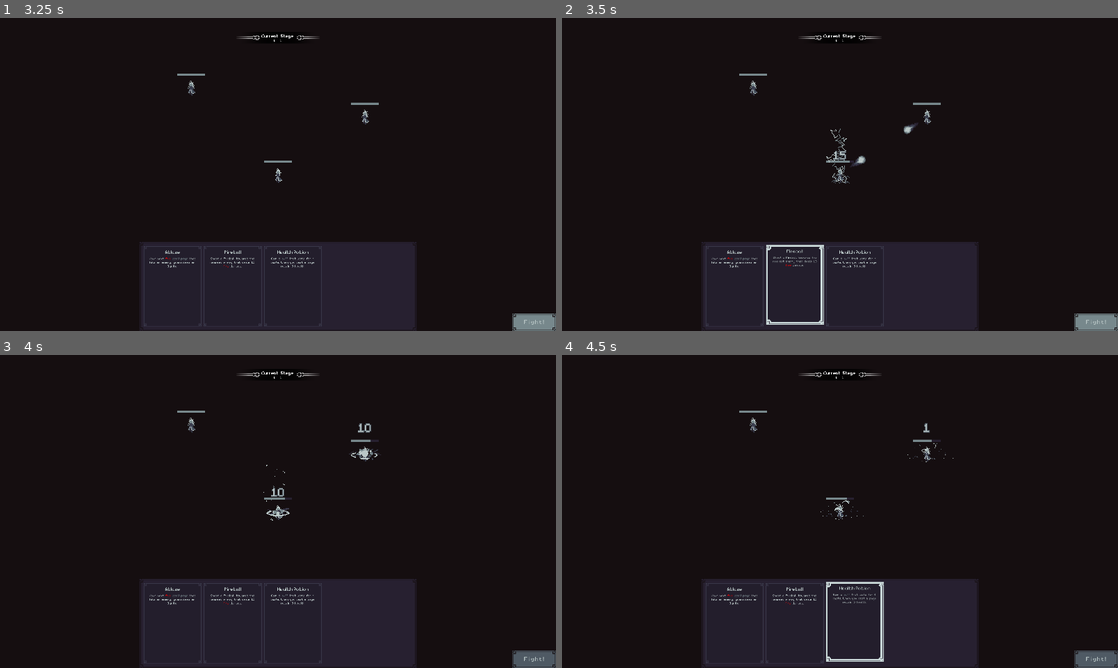
Above: before the commit, frames 1-4 (two rows, left to right).
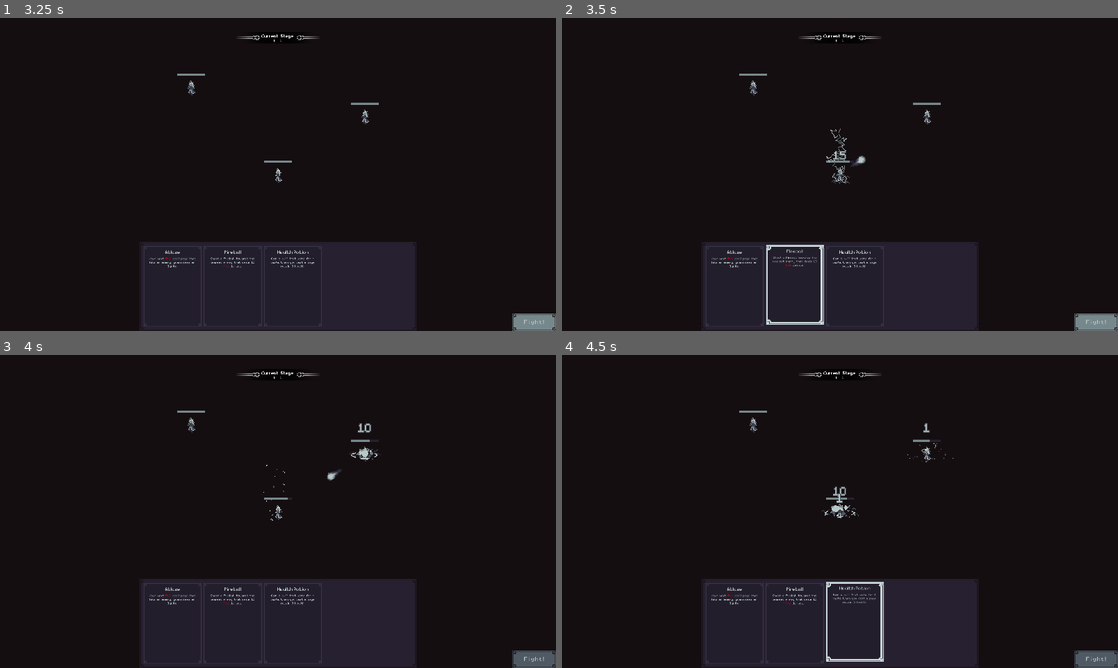
Above: after the commit, the same moments.

Repository: Jelmerrr/Grimoire
Game: Godot game, scene res://Scenes/TitleScreenScene.tscn
The game is run twice, just before and just after one commit, with the same random seed, the same clock (stepped at 60 frames per second) and the same inputs.
Inputs (mouse positions are in pixels of both pictures, inside the frame that each line leads up to):
- Up to frame 1 (3.25 s): click "Start Game" at 0.5 s; click "Fight!" at 1.25 s; click "Fight!" at 2 s; click "Fight!" at 2.75 s
- Up to frame 2 (3.5 s): no input
- Up to frame 3 (4 s): drag from (172, 624) to (278, 511) at 3.52 s
- Up to frame 4 (4.5 s): drag from (795, 624) to (840, 511) at 4.27 s

Frame 1 is identical in both runs. In frame 2, less than 0.1% of the frame differs, in the area x 61-64%, y 33-38%; in frame 3, 0.2%; in frame 4, 0.2%, in the area x 46-67%, y 27-53%.
Error before the commit: Invalid call. Nonexistent function 'get_instance_id' in base 'int'. (res://Scripts/Controllers/PlayerController.gd:51)

Commit message:
A bunch of bug fixes and a new enemy to test  ailments

Diff:
--- /dev/null
+++ b/Resources/Enemy/Enemy Resources/TrainingDummy3.tres
@@ -0,0 +1,26 @@
+[gd_resource type="Resource" script_class="BaseEnemyResource" load_steps=8 format=3 uid="uid://ch77rk1lmoii2"]
+
+[ext_resource type="Script" uid="uid://4uqlkofs35db" path="res://Resources/Pages/Res_PageEntry.gd" id="1_mcowo"]
+[ext_resource type="Resource" uid="uid://d28q6rox0ifqv" path="res://Resources/Pages/Page Resources/Ablaze.tres" id="2_mcowo"]
+[ext_resource type="Resource" uid="uid://bmvokbotxdoyw" path="res://Resources/Pages/Page Resources/Fireball.tres" id="3_hooja"]
+[ext_resource type="Script" uid="uid://djtj3q8sol68n" path="res://Resources/Grimoire/Res_Grimoire.gd" id="4_bfv6e"]
+[ext_resource type="Texture2D" uid="uid://dt0v4effr0mc" path="res://Assets/Sprites/Placeholder/PlayerSprite 32x32 Transparent.png" id="5_pcyf4"]
+[ext_resource type="Script" uid="uid://cqiyxfo60k6tj" path="res://Resources/Enemy/res_BaseEnemy.gd" id="6_ol268"]
+
+[sub_resource type="Resource" id="Resource_7gtu3"]
+script = ExtResource("4_bfv6e")
+Pages = Array[ExtResource("1_mcowo")]([ExtResource("2_mcowo"), ExtResource("3_hooja")])
+CastSpeed = 1.2
+BaseCastSpeed = 1.2
+metadata/_custom_type_script = "uid://djtj3q8sol68n"
+
+[resource]
+script = ExtResource("6_ol268")
+enemyName = "Ignite Dummy"
+baseHealth = 25.0
+actionSpeed = 2.5
+enemyType = 2
+enemySprite = ExtResource("5_pcyf4")
+hpPerLevel = 5
+enemyGrimoire = SubResource("Resource_7gtu3")
+metadata/_custom_type_script = "uid://cqiyxfo60k6tj"
--- a/Scripts/Controllers/EnemyBoardController.gd
+++ b/Scripts/Controllers/EnemyBoardController.gd
@@ -3,6 +3,7 @@
 const ENEMY_CHARACTER_SCENE = preload("uid://bkl1uw8420f1t")
 const TRAINING_DUMMY = preload("uid://t8ncgrjjpm32")
 const TRAINING_DUMMY_2 = preload("uid://c8ob4odotuy8q")
+const TRAINING_DUMMY_3 = preload("uid://ch77rk1lmoii2")
 
 
 # Called when the node enters the scene tree for the first time.
@@ -12,7 +13,7 @@
 	SignalBus.Ask_EnemyPos.connect(AskPos)
 
 func SpawnEnemies() -> void:
-	InstanceEnemy(TRAINING_DUMMY, UtilsGlobalVariables.currentEnemyLevel, Vector2(150,-100))
+	InstanceEnemy(TRAINING_DUMMY_3, UtilsGlobalVariables.currentEnemyLevel, Vector2(150,-100))
 	InstanceEnemy(TRAINING_DUMMY_2, UtilsGlobalVariables.currentEnemyLevel, Vector2(-150,-150))
 	if UtilsGlobalVariables.currentEnemyLevel >= 9:
 		InstanceEnemy(TRAINING_DUMMY, UtilsGlobalVariables.currentEnemyLevel, Vector2(-50,-200))
@@ -34,5 +35,6 @@
 func GetEnemyPositions() -> Array[Vector2]:
 	var result: Array[Vector2]
 	for child in get_children():
-		result.append(child.global_position)
+		if child.alive:
+			result.append(child.global_position)
 	return result
--- a/Scripts/Controllers/EnemyController.gd
+++ b/Scripts/Controllers/EnemyController.gd
@@ -8,6 +8,7 @@
 var spawnPos: Vector2 = Vector2(0, -360)
 var level: int = 1
 var awake: bool = false
+var alive: bool = true
 var grimoireRef: GrimoireResource
 
 var currentAilments: Array[UtilsGlobalEnums.ailments]
@@ -53,6 +54,8 @@
 	#Function gets called on combat start for each active enemy.
 	action_timer.wait_time = enemyResource.actionSpeed
 	awake = true
+	if currentHealth >= 1:
+		alive = true
 	Restart_Cycle()
 	action_timer.start()
 
@@ -67,7 +70,7 @@
 	#Grimoire cycle logic.
 	#TODO: Dynamic action speed and decision tree stuff.
 	for page in enemyResource.enemyGrimoire.Pages:
-		if awake:
+		if awake && alive:
 			Cast_Page(page)
 			if currentAilments.has(UtilsGlobalEnums.ailments.Chill):
 				#TODO: fix that this scales of PLAYER modifiers and not ENEMY modifier.
@@ -76,7 +79,7 @@
 				await get_tree().create_timer(enemyResource.enemyGrimoire.CastSpeed).timeout
 		else:
 			break
-	if awake:
+	if awake && alive:
 		Restart_Cycle()
 
 func Cast_Page(page: PageResource) -> void:
@@ -85,6 +88,7 @@
 	SignalBus.Ask_PlayerPos.emit()
 	instance.destination = UtilsGlobalVariables.playerPosition
 	instance.spawnPos = global_position
+	instance.pageTags = page.PageTags
 	instance.pageAlignment = UtilsGlobalEnums.alignment.Enemy
 	instance.modifierID = modifiers.get_instance_id()
 	instance.pageOwner = self
@@ -119,16 +123,17 @@
 		var tags: Array[UtilsGlobalEnums.pageTags] = projectileHit.pageTags
 		var ailmentToApply: UtilsGlobalEnums.ailments
 		var playerModifierID = UtilsGlobalVariables.PLAYER_MODIFIERS_RESOURCE.get_instance_id()
+		var pageOwner = projectileHit.pageOwner
 		match tags:
 			[UtilsGlobalEnums.pageTags.Spell, UtilsGlobalEnums.pageTags.Fire]:
 				lastElementalTag = UtilsGlobalEnums.pageTags.Fire
-				ailmentToApply = UtilsGlobalFunctions.Run_AilmentCheck(UtilsGlobalEnums.elements.Fire, playerModifierID)
+				ailmentToApply = UtilsGlobalFunctions.Run_AilmentCheck(UtilsGlobalEnums.elements.Fire, playerModifierID, pageOwner)
 			[UtilsGlobalEnums.pageTags.Spell, UtilsGlobalEnums.pageTags.Lightning]:
 				lastElementalTag = UtilsGlobalEnums.pageTags.Lightning
-				ailmentToApply = UtilsGlobalFunctions.Run_AilmentCheck(UtilsGlobalEnums.elements.Lightning, playerModifierID)
+				ailmentToApply = UtilsGlobalFunctions.Run_AilmentCheck(UtilsGlobalEnums.elements.Lightning, playerModifierID, pageOwner)
 			[UtilsGlobalEnums.pageTags.Spell, UtilsGlobalEnums.pageTags.Cold]:
 				lastElementalTag = UtilsGlobalEnums.pageTags.Cold
-				ailmentToApply = UtilsGlobalFunctions.Run_AilmentCheck(UtilsGlobalEnums.elements.Cold, playerModifierID)
+				ailmentToApply = UtilsGlobalFunctions.Run_AilmentCheck(UtilsGlobalEnums.elements.Cold, playerModifierID, pageOwner)
 		Apply_Ailment(ailmentToApply, damage)
 
 func Apply_Ailment(ailment: UtilsGlobalEnums.ailments, hitDamage: float) -> void:
@@ -182,7 +187,10 @@
 
 	#If HP is below 0 or = 0, remove enemy from scene.
 	if currentHealth <= 0:
-		queue_free()
+		alive = false
+		self.visible = false
+		ignite_tick_timer.stop()
+		#queue_free()
 
 func _input(event: InputEvent) -> void:
 	if event is InputEventMouseButton:
--- a/Scripts/Controllers/PlayerController.gd
+++ b/Scripts/Controllers/PlayerController.gd
@@ -38,33 +38,30 @@
 	var damageTaken = projectileHit.totalDamage
 	Change_Health(-damageTaken)
 
-	var damageInstance = DAMAGE_NUMBER_UI.instantiate()
-	damageInstance.damageDealt = damageTaken
-	damageInstance.pos = global_position + Vector2(0,-25) #The vector should recieve a random offset based on sprite size but for now I am lazy.
-	#Calling parent twice to ensure persistance should you die.
-	self.get_parent().get_parent().add_child.call_deferred(damageInstance)
 
 	#Check if hit by an elemental spell for ailments.
 	if projectileHit.pageTags != null:
 		var tags: Array[UtilsGlobalEnums.pageTags] = projectileHit.pageTags
 		var ailmentToApply: UtilsGlobalEnums.ailments
-		var modifierID = projectileHit.modifierID.get_instance_id()
+		var modifierID = projectileHit.modifierID
+		var modifiers: ModifiersResource = instance_from_id(modifierID)
+		var pageOwner = projectileHit.pageOwner
 		match tags:
 			[UtilsGlobalEnums.pageTags.Spell, UtilsGlobalEnums.pageTags.Fire]:
 				lastElementalTag = UtilsGlobalEnums.pageTags.Fire
-				ailmentToApply = UtilsGlobalFunctions.Run_AilmentCheck(UtilsGlobalEnums.elements.Fire, modifierID)
+				ailmentToApply = UtilsGlobalFunctions.Run_AilmentCheck(UtilsGlobalEnums.elements.Fire, modifierID, pageOwner)
 			[UtilsGlobalEnums.pageTags.Spell, UtilsGlobalEnums.pageTags.Lightning]:
 				lastElementalTag = UtilsGlobalEnums.pageTags.Lightning
-				ailmentToApply = UtilsGlobalFunctions.Run_AilmentCheck(UtilsGlobalEnums.elements.Lightning, modifierID)
+				ailmentToApply = UtilsGlobalFunctions.Run_AilmentCheck(UtilsGlobalEnums.elements.Lightning, modifierID, pageOwner)
 			[UtilsGlobalEnums.pageTags.Spell, UtilsGlobalEnums.pageTags.Cold]:
 				lastElementalTag = UtilsGlobalEnums.pageTags.Cold
-				ailmentToApply = UtilsGlobalFunctions.Run_AilmentCheck(UtilsGlobalEnums.elements.Cold, modifierID)
-		Apply_Ailment(ailmentToApply, damageTaken, modifierID)
+				ailmentToApply = UtilsGlobalFunctions.Run_AilmentCheck(UtilsGlobalEnums.elements.Cold, modifierID, pageOwner)
+		Apply_Ailment(ailmentToApply, damageTaken, modifiers)
 
 	#if currentHealth <= 0:
 	#	queue_free()
 
-func Apply_Ailment(ailment: UtilsGlobalEnums.ailments, hitDamage: float, modifierID: ModifiersResource) -> void:
+func Apply_Ailment(ailment: UtilsGlobalEnums.ailments, hitDamage: float, modifiers: ModifiersResource) -> void:
 	match ailment:
 		UtilsGlobalEnums.ailments.None:
 			return
@@ -72,20 +69,20 @@
 			if !currentAilments.has(UtilsGlobalEnums.ailments.Ignite):
 				currentAilments.append(UtilsGlobalEnums.ailments.Ignite)
 				ignite_tick_timer.start()
-			ignite_duration_timer.start(modifierID.ailmentModifiersDict.igniteBaseDuration.Current * (modifierID.ailmentModifiersDict.igniteDurationIncrease.Current/100.0))
+			ignite_duration_timer.start(modifiers.ailmentModifiersDict.igniteBaseDuration.Current * (modifiers.ailmentModifiersDict.igniteDurationIncrease.Current/100.0))
 			if strongestIgniteValue < hitDamage:
 				strongestIgniteValue = hitDamage
-			igniteDamage = strongestIgniteValue * (modifierID.ailmentModifiersDict.igniteEffect.Current / 100.0) * (modifierID.ailmentModifiersDict.ignitePercentageOfHitDamage.Current / 100)
+			igniteDamage = strongestIgniteValue * (modifiers.ailmentModifiersDict.igniteEffect.Current / 100.0) * (modifiers.ailmentModifiersDict.ignitePercentageOfHitDamage.Current / 100)
 		UtilsGlobalEnums.ailments.Shock:
 			if !currentAilments.has(UtilsGlobalEnums.ailments.Shock):
 				currentAilments.append(UtilsGlobalEnums.ailments.Shock)
-			shockDamageInstanceCount = modifierID.ailmentModifiersDict.shockTriggerAmount.Current
-			shockAppliedBy = modifierID
+			shockDamageInstanceCount = modifiers.ailmentModifiersDict.shockTriggerAmount.Current
+			shockAppliedBy = modifiers
 
 		UtilsGlobalEnums.ailments.Chill:
 			if !currentAilments.has(UtilsGlobalEnums.ailments.Chill):
 				currentAilments.append(UtilsGlobalEnums.ailments.Chill)
-			chill_duration_timer.start(modifierID.ailmentModifiersDict.chillBaseDuration.Current * (modifierID.ailmentModifiersDict.chillDurationIncrease.Current/100.0))
+			chill_duration_timer.start(modifiers.ailmentModifiersDict.chillBaseDuration.Current * (modifiers.ailmentModifiersDict.chillDurationIncrease.Current/100.0))
 
 
 func Reset_HP() -> void:
@@ -97,6 +94,17 @@
 	value = roundi(value)
 	currentHealth = clampi(currentHealth + value, 0, UtilsGlobalVariables.BasePlayerHealth)
 	health_bar.value = clampi(int(health_bar.value) + value, 0, UtilsGlobalVariables.BasePlayerHealth)
+
+	value *= -1
+
+	#Instaniate damage number UI.
+	if value >= 1: #Prevents showcasing 0 damage
+		var damageInstance = DAMAGE_NUMBER_UI.instantiate()
+		damageInstance.damageDealt = value
+		damageInstance.pos = global_position + Vector2(0,-25) #The vector should recieve a random offset based on sprite size but for now I am lazy.
+		#Calling parent twice to ensure persistance should you die.
+		self.get_parent().get_parent().add_child.call_deferred(damageInstance)
+
 	if currentHealth == 0:
 		UtilsGlobalFunctions.RoundDefeat()
 
--- a/Scripts/Globals/SignalBus.gd
+++ b/Scripts/Globals/SignalBus.gd
@@ -23,6 +23,6 @@
 
 signal AddPlayerHealth(value: int)
 
-signal IgniteInflicted()
-signal ShockInflicted()
-signal ChillInflicted()
+signal IgniteInflicted(pageOwner: Node)
+signal ShockInflicted(pageOwner: Node)
+signal ChillInflicted(pageOwner: Node)
--- a/Scripts/Globals/Utils/UtilsGlobalFunctions.gd
+++ b/Scripts/Globals/Utils/UtilsGlobalFunctions.gd
@@ -53,19 +53,19 @@
 	UtilsGlobalVariables.currentGameState = UtilsGlobalEnums.gameState.Planning
 	SignalBus.Start_Planning_Phase.emit()
 
-func Run_AilmentCheck(element: UtilsGlobalEnums.elements, modifiersInstanceId: int) -> UtilsGlobalEnums.ailments:
+func Run_AilmentCheck(element: UtilsGlobalEnums.elements, modifiersInstanceId: int, pageOwner: Node) -> UtilsGlobalEnums.ailments:
 	var modifiers: ModifiersResource = instance_from_id(modifiersInstanceId)
 	match element:
 		UtilsGlobalEnums.elements.Fire:
 			if UtilsRngHandler.rng.randf_range(1,100) <= clampf(modifiers.ailmentModifiersDict.igniteChance.Current, 0, 100):
-				SignalBus.IgniteInflicted.emit()
+				SignalBus.IgniteInflicted.emit(pageOwner)
 				return UtilsGlobalEnums.ailments.Ignite
 		UtilsGlobalEnums.elements.Lightning:
 			if UtilsRngHandler.rng.randf_range(1,100) <= clampf(modifiers.ailmentModifiersDict.shockChance.Current, 0, 100):
-				SignalBus.ShockInflicted.emit()
+				SignalBus.ShockInflicted.emit(pageOwner)
 				return UtilsGlobalEnums.ailments.Shock
 		UtilsGlobalEnums.elements.Cold:
 			if UtilsRngHandler.rng.randf_range(1,100) <= clampf(modifiers.ailmentModifiersDict.chillChance.Current, 0, 100):
-				SignalBus.ChillInflicted.emit()
+				SignalBus.ChillInflicted.emit(pageOwner)
 				return UtilsGlobalEnums.ailments.Chill
 	return UtilsGlobalEnums.ailments.None
--- a/Scripts/Pages/Buffs/AblazeFunctionality.gd
+++ b/Scripts/Pages/Buffs/AblazeFunctionality.gd
@@ -19,11 +19,12 @@
 	modifiers.ailmentModifiersDict.igniteChance.Current += 999
 	#UtilsGlobalVariables.currentIgniteChance += 999
 
-func igniteCount() -> void:
-	buffDuration -= 1
-	if buffDuration == 0:
+func igniteCount(ownerRef: Node) -> void:
+	if ownerRef == pageOwner:
+		buffDuration -= 1
+		if buffDuration == 0:
 		#UtilsGlobalVariables.currentIgniteChance -= 999
-		queue_free()
+			queue_free()
 
 func onCombatEnd() -> void:
 	#UtilsGlobalVariables.currentIgniteChance -= 999
